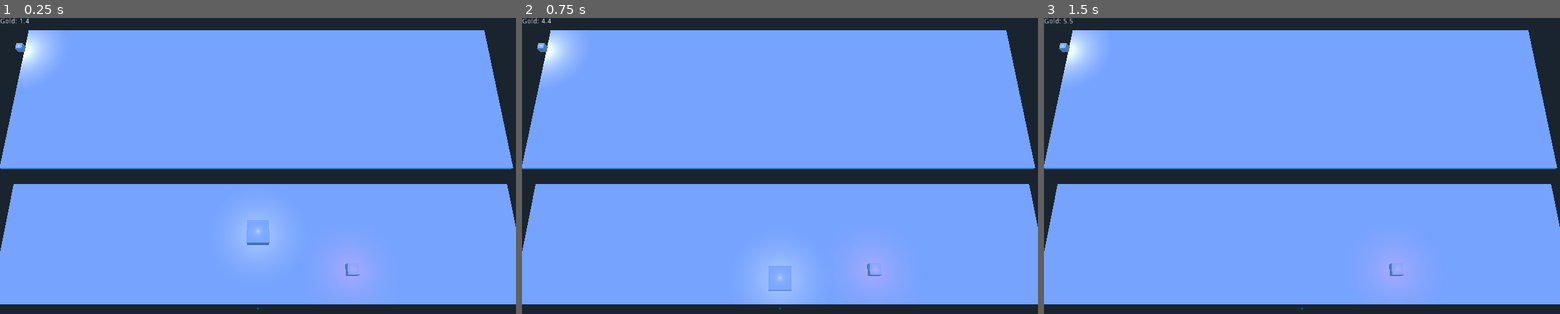
Above: before the commit, frames 1-3 (left to right).
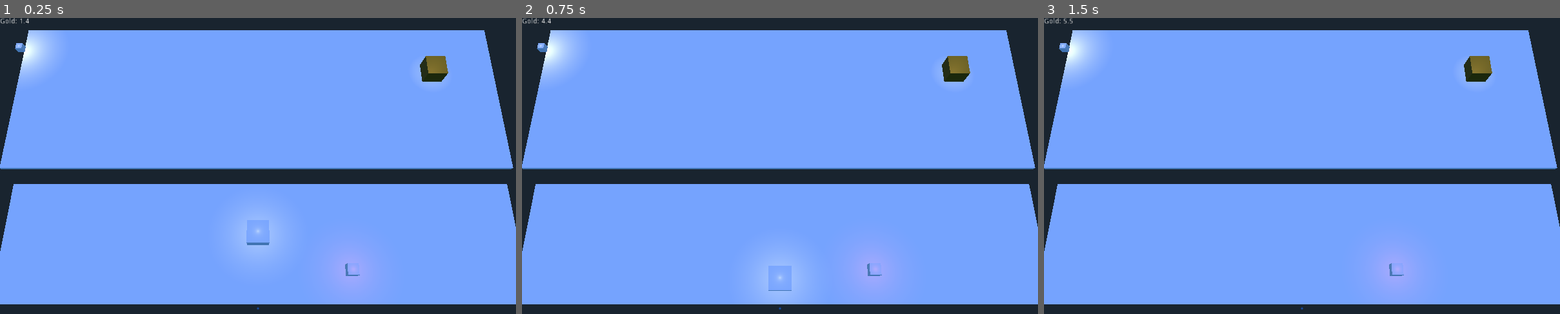
Above: after the commit, the same moments.

Repository: igorimagine/ld41-race-for-the-city
Game: Godot game, scene res://scenes/Game.tscn
Two runs of this game, one before a commit and one after it. Both use one fixed random seed, a clock stepped at 60 frames per second and the inputs below.
Inputs (mouse positions are in pixels of both pictures, inside the frame that each line leads up to):
- Up to frame 1 (0.25 s): no input
- Up to frame 2 (0.75 s): move the mouse to (893, 154) at 0.52 s; hold S (S) from 0.53 s (still down)
- Up to frame 3 (1.5 s): tap Enter at 1.25 s; move the mouse to (1198, 183) at 1.27 s; release S (S) at 1.28 s; tap A (A) at 1.35 s

The runs differ from the first frame. In frame 1, 0.4% of the frame differs, in the area x 81-87%, y 12-22%; in frame 2, 0.4%; in frame 3, 0.4%.

Commit message:
second ray for base building

Diff:
--- a/ttr1/scenes/Game.tscn
+++ b/ttr1/scenes/Game.tscn
@@ -1,7 +1,8 @@
-[gd_scene load_steps=3 format=2]
+[gd_scene load_steps=4 format=2]
 
 [ext_resource path="res://scripts/Game.gd" type="Script" id=1]
 [ext_resource path="res://scenes/BasicCube.tscn" type="PackedScene" id=2]
+[ext_resource path="res://scenes/YellowCube.tscn" type="PackedScene" id=3]
 
 [node name="Game" type="Node" index="0"]
 
@@ -134,6 +135,7 @@
 
 [node name="TownHallUISpatial" type="Spatial" parent="." index="6"]
 
+editor/display_folded = true
 transform = Transform( 0.33, 0, 0, 0, 0.33, 0, 0, 0, 0.33, -25.218, 0, -19.7852 )
 _sections_unfolded = [ "Transform" ]
 
@@ -160,3 +162,34 @@
 omni_attenuation = 1.0
 omni_shadow_mode = 1
 omni_shadow_detail = 1
+
+[node name="YellowCubeSpatial" type="Spatial" parent="." index="7"]
+
+transform = Transform( 1, 0, 0, 0, 1, 0, 0, 0, 1, 18.2062, 0, -17.0712 )
+_sections_unfolded = [ "Transform" ]
+
+[node name="YellowCube" parent="YellowCubeSpatial" index="0" instance=ExtResource( 3 )]
+
+_sections_unfolded = [ "Transform" ]
+
+[node name="YellowCubeOmniLight" type="OmniLight" parent="YellowCubeSpatial" index="1"]
+
+transform = Transform( 1, 0, 0, 0, 1, 0, 0, 0, 1, 0, 3.78067, 0 )
+layers = 1
+light_color = Color( 1, 1, 1, 1 )
+light_energy = 1.0
+light_indirect_energy = 1.0
+light_negative = false
+light_specular = 0.5
+light_bake_mode = 1
+light_cull_mask = -1
+shadow_enabled = false
+shadow_color = Color( 0, 0, 0, 1 )
+shadow_bias = 0.15
+shadow_contact = 0.0
+shadow_reverse_cull_face = false
+editor_only = false
+omni_range = 5.0
+omni_attenuation = 1.0
+omni_shadow_mode = 1
+omni_shadow_detail = 1
--- a/ttr1/scripts/Game.gd
+++ b/ttr1/scripts/Game.gd
@@ -15,6 +15,8 @@
 onready var ground_top = $GroundTop
 onready var town_hall_ui_spatial = $TownHallUISpatial
 onready var th_ui_area = $TownHallUISpatial/TownHallUICube/Area
+onready var th_ui_area_hit = false
+onready var yellow_cube_spatial = $YellowCubeSpatial
 
 func _ready():
 	randomize()
@@ -44,6 +46,19 @@
 		car_spatial.translate(Vector3(0, 0, -speed * delta))
 	if Input.is_action_just_pressed("LMB"):
 		_do_lmb()
+	if th_ui_area_hit:
+#		var mouse_pos = get_viewport().get_mouse_position()
+#		prints("trans", yellow_cube_spatial.get_translation())
+#		yellow_cube_spatial.set_translation(Vector3(mouse_pos.x, yellow_cube_spatial.get_translation().y, mouse_pos.y)) #ovo zadnje je z
+		var mouse_pos = get_viewport().get_mouse_position()
+		var ray_origin = main_camera.project_ray_origin(mouse_pos)
+		var ray_direction = main_camera.project_ray_normal(mouse_pos)
+		var from = ray_origin
+		var to = ray_origin + ray_direction * 1000.0
+		var space_state = ground_top.get_world().direct_space_state
+		var hit = space_state.intersect_ray(from, to)
+		if hit.size() != 0:
+			yellow_cube_spatial.set_translation(Vector3(hit.position.x, yellow_cube_spatial.get_translation().y, hit.position.z))
 	pass
 
 func _move_reward():
@@ -61,11 +76,5 @@
 	var space_state = ground_top.get_world().direct_space_state
 	var hit = space_state.intersect_ray(from, to)
 	if hit.size() != 0:
-		#print(hit.collider_id)
-		#if hit.collider_id == town_hall_ui_spatial.get_instance_id():
 		if hit.collider_id == th_ui_area.get_instance_id():
-			prints("th")
-		else:
-			prints("hci", hit.collider_id)
-	else:
-		prints("h0")
+			th_ui_area_hit = true
